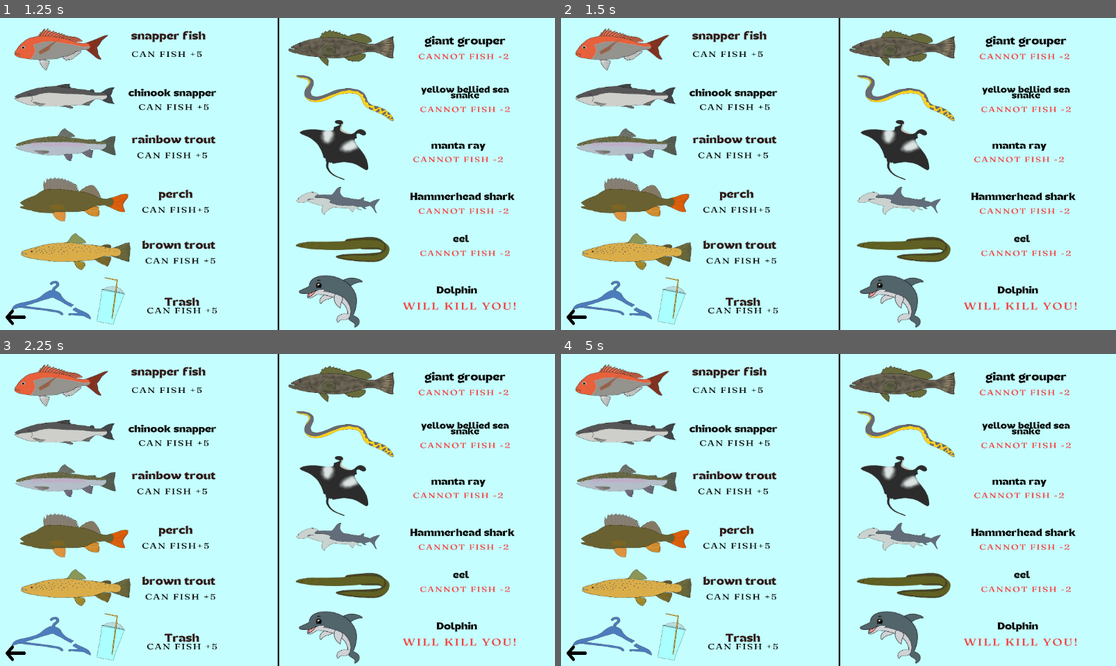
Above: before the commit, frames 1-4 (two rows, left to right).
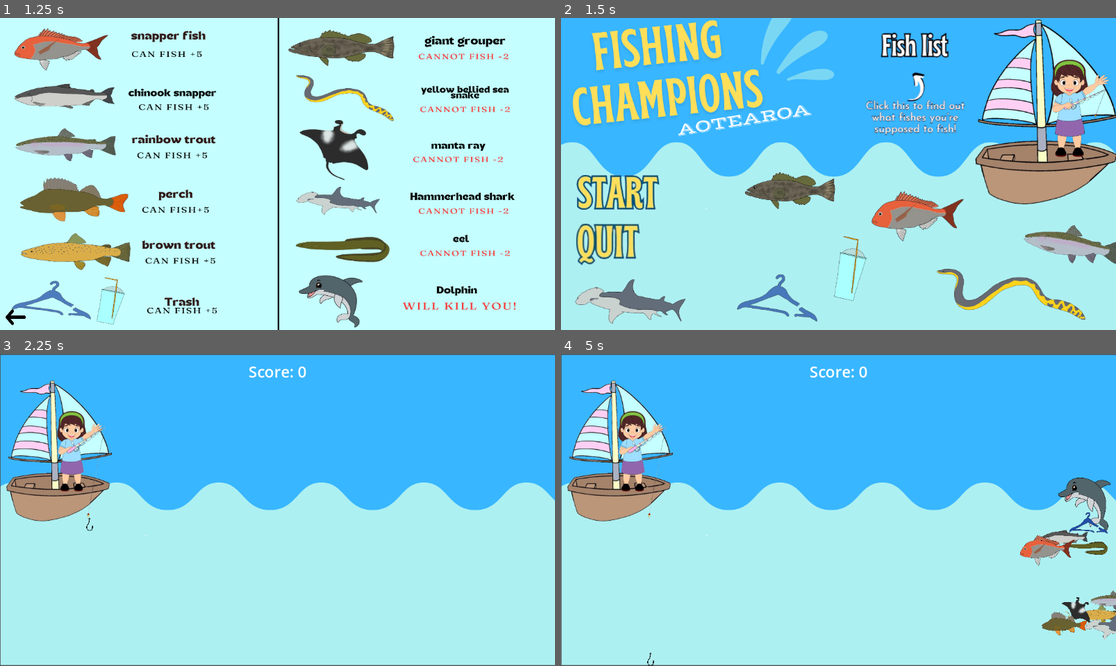
Above: after the commit, the same moments.

Repository: miss-manu/final-game
Game: Godot game, scene res://scenes/mian_menu.tscn
The game is run twice, just before and just after one commit, with the same random seed, the same clock (stepped at 60 frames per second) and the same inputs.
Inputs (mouse positions are in pixels of both pictures, inside the frame that each line leads up to):
- Up to frame 1 (1.25 s): click (355, 42) at 0.5 s
- Up to frame 2 (1.5 s): click (577, 317) at 1.25 s
- Up to frame 3 (2.25 s): click (55, 531) at 2.02 s
- Up to frame 4 (5 s): tap Enter at 2.75 s; hold A (hook_right) 2.78-3.53 s; tap Space at 3.5 s; hold S (hook_down) 3.53-4.28 s; hold A (hook_right) from 4.28 s (still down)

Frame 1 is identical in both runs. In frame 2, 61% of the frame differs, in the area x 0-100%, y 0-100%; in frame 3, 54%; in frame 4, 56%.

Commit message:
added comments to all the code and changed up/aletred a few of the variable values

Diff:
--- a/scenes/game.tscn
+++ b/scenes/game.tscn
@@ -35,44 +35,44 @@
 autostart = true
 
 [node name="Timer" type="Timer" parent="."]
-wait_time = 3.0
+wait_time = 2.0
 autostart = true
 
 [node name="player" parent="." instance=ExtResource("3_i00pw")]
 position = Vector2(119, 204)
 
 [node name="tuna" parent="." instance=ExtResource("4_ruloj")]
-position = Vector2(1046, 620)
+position = Vector2(-380, 607)
 
 [node name="snapper" parent="." instance=ExtResource("5_7kvjm")]
-position = Vector2(801, 414)
+position = Vector2(-266, 240)
 
 [node name="brown_trout" parent="." instance=ExtResource("5_odgl7")]
-position = Vector2(633, 505)
+position = Vector2(-295, 337)
 
 [node name="cup" parent="." instance=ExtResource("6_jprsc")]
-position = Vector2(92, 599)
+position = Vector2(-473, 451)
 
 [node name="eel" parent="." instance=ExtResource("7_7s35a")]
-position = Vector2(406, 577)
+position = Vector2(-295, 462)
 
 [node name="shark" parent="." instance=ExtResource("8_kcn38")]
-position = Vector2(157, 407)
+position = Vector2(-372, 382)
 
 [node name="manta" parent="." instance=ExtResource("9_i8sgq")]
-position = Vector2(225, 545)
+position = Vector2(-369, 514)
 
 [node name="hanger" parent="." instance=ExtResource("11_ts4uk")]
-position = Vector2(1021, 481)
+position = Vector2(-381, 158)
 
 [node name="perch" parent="." instance=ExtResource("10_75q0b")]
-position = Vector2(488, 431)
+position = Vector2(-356, 273)
 
 [node name="rainbow_trout" parent="." instance=ExtResource("11_vctm0")]
-position = Vector2(826, 560)
+position = Vector2(-233, 535)
 
 [node name="dolphin" parent="." instance=ExtResource("14_b3eot")]
-position = Vector2(1330, 561)
+position = Vector2(1435, 318)
 
 [node name="hook" parent="." instance=ExtResource("12_ddfbj")]
 position = Vector2(186, 354)
--- a/scripts/Mian Menu.gd
+++ b/scripts/Mian Menu.gd
@@ -1,20 +1,11 @@
+#Called when the node enters the scene tree for the first time.
 extends Node2D
-
-# Called when the node enters the scene tree for the first time.
-func _ready():
-	pass # Replace with function body.
-
-
-# Called every frame. 'delta' is the elapsed time since the previous frame.
-func _process(delta):
-	pass
-
-
+#when the start button is pressed the scene will change to the maon gameplay scene
 func _on_start_pressed():
 	get_tree().change_scene_to_file("res://scenes/game.tscn")
-
+#when the quit button is pressed the game will close
 func _on_end_pressed():
 	get_tree().quit()
-#fishlist
+#fwhen the fishlist button is pressed the fihslist will open up.
 func _on_texture_button_pressed():
 	get_tree().change_scene_to_file("res://scenes/list.tscn")
--- a/scripts/area_2d.gd
+++ b/scripts/area_2d.gd
@@ -1,16 +1,13 @@
+#Called when the node enters the scene tree for the first time.
 extends Area2D
-
-@export var speed = 6
-
-# Called when the node enters the scene tree for the first time.
-func _ready():
-	pass # Replace with function body.
-
-
+#assings a speed of 2 to the hanger movement as a variable
+@export var speed = 2
 # Called every frame. 'delta' is the elapsed time since the previous frame.
 func _process(delta):
+#sets the hanger movement in the speed initially assinged as a varaible.
 	position.x -= speed
-
+#if the area entered by the hook is the hanger the hnager scene instantiated in the main gameplay will dissapear
 func _on_area_entered(area):
 	if area is hook:
+#makes hook scene disspear
 		queue_free()
--- a/scripts/brown_trout.gd
+++ b/scripts/brown_trout.gd
@@ -1,17 +1,16 @@
+#Called when the node enters the scene tree for the first time.
 extends Area2D
-
-@export var speed = 2
+#assings the speef of the shark a variable of 1.5
+@export var speed = 1.5
+#a signal which can be connected to other parts of the code to make changes when required.
 signal brown_killed
-# Called when the node enters the scene tree for the first time.
-func _ready():
-	pass # Replace with function body.
-
-
 # Called every frame. 'delta' is the elapsed time since the previous frame.
 func _process(delta):
+#makes the area2d move to the left (left means x axis gets smaller) at the constant speed assinged.
 		position.x -= speed
-
+#if the hoo enters any area and the area is the brown trout the borwn trout that has been instantiated will disspeaer
 func _on_area_entered(area):
 	if area is hook:
 		queue_free()
+	#the signal set before is executed.
 		brown_killed.emit()
--- a/scripts/cup.gd
+++ b/scripts/cup.gd
@@ -1,17 +1,13 @@
+#Called when the node enters the scene tree for the first time
 extends Area2D
-
-@export var speed = 8
-
-# Called when the node enters the scene tree for the first time.
-func _ready():
-	pass # Replace with function body.
-
-
+#assings the cup a speed of 3 in a variable
+@export var speed = 3
 # Called every frame. 'delta' is the elapsed time since the previous frame.
 func _process(delta):
+#sets the speed of the hnager movement to the speed assinged prevoisly in the varaible
 		position.x -= speed
-
-
+#detects if the area that the hook enters is the cup and if it is the cup scene that is instantiated dispaears
 func _on_area_entered(area):
 	if area is hook:
+#makes the cup scene dissapear
 		queue_free()
--- a/scripts/dolphin.gd
+++ b/scripts/dolphin.gd
@@ -1,14 +1,10 @@
+#Called when the node enters the scene tree for the first time
 extends Area2D
-
+#by giving a class name of dolphin the sofwatre recognises this script as dolphin.
 class_name dolphin
-
+#assings a speed of 2 to the dolphin as a variable
 @export var speed = 2
-
-# Called when the node enters the scene tree for the first time.
-func _ready():
-	pass # Replace with function body.
-
-
 # Called every frame. 'delta' is the elapsed time since the previous frame.
 func _process(delta):
+#assings the speed set in the variable to the motion of the dolphin	in every frame which is 2
 	position.x -= speed
--- a/scripts/eel.gd
+++ b/scripts/eel.gd
@@ -1,19 +1,16 @@
+#Called when the node enters the scene tree for the first time.
 extends Area2D
-
-@export var speed = 3
+#assings a speed of 2 to the eel
+@export var speed = 2
+#a signal which can be connected to other parts of the code to make changes when required.
 signal eel_killed
-
-# Called when the node enters the scene tree for the first time.
-func _ready():
-	pass # Replace with function body.
-
-
 # Called every frame. 'delta' is the elapsed time since the previous frame.
 func _process(delta):
+#assings the movement to the left side (left means x axis value gets smaller) and gives the momement the speed which we prevoisuly assinged with a variable.
 		position.x -= speed
-
-
+#if the hook enters this area 2d(the eel) the copy that has been instantiated will disspeaer
 func _on_area_entered(area):
 	if area is hook:
 		queue_free()
+#the signal assinged earlier in the script is executed
 		eel_killed.emit()
--- a/scripts/end_page.gd
+++ b/scripts/end_page.gd
@@ -1,18 +1,8 @@
+#Called when the node enters the scene tree for the first time
 extends Node2D
-
-
-# Called when the node enters the scene tree for the first time.
-func _ready():
-	pass # Replace with function body.
-
-
-# Called every frame. 'delta' is the elapsed time since the previous frame.
-func _process(delta):
-	pass
-
+#when the quit button is pressed the game screen will close
 func _on_quitgame_pressed():
 	get_tree().quit()
-
-
+#when the start button is pressed the scene will to the main menu screen.
 func _on_restart_pressed():
 	get_tree().change_scene_to_file("res://scenes/mian_menu.tscn")
--- a/scripts/game.gd
+++ b/scripts/game.gd
@@ -1,11 +1,10 @@
+#Called when the node enters the scene tree for the first time.
 extends Node2D
-
-# in charge of keeping score and spawning the enemies
-
+#variable assinged to the scores, inital, good, and bad.
 var score = 0
 var gscore = 5
 var bscore = -2
-
+#These lines preload a fihs scene and assign it to the named variables
 @onready var fish_tuna = preload("res://prefabs/tuna.tscn")
 @onready var fish_Btrout = preload("res://prefabs/brown_trout.tscn")
 @onready var platsic_cup = preload("res://prefabs/cup.tscn")
@@ -18,15 +17,13 @@
 @onready var snapper_fish = preload("res://prefabs/snapper.tscn")
 @onready var dolphin_fish = preload ("res://prefabs/dolphin.tscn")
 
-# Called when the node enters the scene tree for the first time.
+#When this function is called it will execute the above lines and make whatever updates necessary.
 func _ready():
 	_update_ui()
-
-func _process(delta):
-	pass
+#when the timer ends (every 2 seconds) all the following inputs will occur.
 
 func _on_timer_timeout():
-
+#The scenes we assinged to variables are now spanned, it creates a now instance of the scene
 	var tuna = fish_tuna.instantiate()
 	var brown = fish_Btrout.instantiate()
 	var cup = platsic_cup.instantiate()
@@ -38,7 +35,7 @@
 	var rainbow = rainbow_trout.instantiate()
 	var snapper = snapper_fish.instantiate()
 
-
+	#Connects the indivudal score variables to the intended fish, half get +5(good fish) and hald get -2(bad fish)
 	tuna.tuna_killed.connect(_on_goodfish_killed)
 	brown.brown_killed.connect(_on_goodfish_killed)
 	eel.eel_killed.connect(_on_badfish_killed)
@@ -48,7 +45,7 @@
 	rainbow.rainbow_killed.connect(_on_goodfish_killed)
 	snapper.snapper_killed.connect(_on_goodfish_killed)
 
-	#range
+	#This is the  range between which each indivudal fish can spawn.
 	var random_1 = randi_range(350,610)
 	var random_2 = randi_range(350,610)
 	var random_3 = randi_range(350,610)
@@ -60,7 +57,7 @@
 	var random_9 = randi_range(350,610)
 	var random_10 = randi_range(350,610)
 
-	 #positions
+	 #This code postions the fish according to the random range so they can spawn up anywhere between the given parameters.
 	tuna.position = Vector2(1200,random_1)
 	brown.position = Vector2(1200,random_2)
 	cup.position = Vector2 (1200,random_3)
@@ -73,7 +70,7 @@
 	snapper.position = Vector2(1200,random_10)
 	#connect scores
 
-	#add child
+	#This code adds the above variables as a child therefor they are added to the scene tree, incoprporates into the scene strcuture
 	add_child(tuna)
 	add_child(brown)
 	add_child(cup)
@@ -84,20 +81,23 @@
 	add_child(perch)
 	add_child(rainbow)
 	add_child(snapper)
-
+#when the dolphin timer meets it set duration a copy of the dolphin scene will be created on this scene.
 func _on_dtimer_timeout():
 	var dolphin = dolphin_fish.instantiate()
-	#postion
+	#this line sets the position parameters of the dolphin ensuring it is anywhere within the sea
 	var random = randi_range(350,610)
+	#assings the positions to the dolphin scene which is going to spawn
 	dolphin.position =  Vector2(1200,random)
+	#adds the dolphin variable as a child so it can be connected to the scene tree of the main game
 	add_child(dolphin)
+#this function updates the ui(in this case the score label) to the new score everytime the score changes(a fish is fished)
 func _update_ui():
 	$gameui/score_label.text = "Score: " + str(score)
+#This function is attached to the fish that are encouraged to fish (hence the +5 points) and is called whenever one of this fish is fished
 func _on_goodfish_killed():
-	score += 5
+	score += +5
 	_update_ui()
+#This function is attached to the fish that are endangered (hence the -2) and is called eveyrtime those fish are fished
 func _on_badfish_killed():
 	score += -2
 	_update_ui()
-func _on_texture_button_pressed():
-	get_tree().change_scene_to_file("res://scenes/list.tscn")
--- a/scripts/hook.gd
+++ b/scripts/hook.gd
@@ -1,26 +1,24 @@
+# Called when the node enters the scene tree for the first time
 extends Area2D
-
+#This is used to define a class so this scene can be insantiated anywhere else on other scripts.
 class_name hook
-
-
-func _ready():
-	pass # Replace with function body.
-
-
-
 # Called every frame. 'delta' is the elapsed time since the previous frame.
 func _process(delta):
-	if Input.is_action_pressed("hook_left") and position.x <900:
+	#if "A" or the left arrow key is pressed the hook will move left as long x axis is bigger than 900 at a speed of 7
+	if Input.is_action_pressed("hook_left") and position.x <1500:
 		position.x += 7
-	if Input.is_action_pressed("hook_right") and position.x >40:
+#If "D" or right arrow key is pressed hook will move left till x until x axis is smaller than 40 at a speef of 7
+	if Input.is_action_pressed("hook_right") and position.x >186:
 		position.x -= 7
+#if "S" key or down arrow is pressed hook will move down as long as y is bigger than 630 at a speed of 7
 	if Input.is_action_pressed("hook_down") and position.y <630:
 		position.y += 7
+#if "D" or up arrow key is pressed the hook will move up as long as y is bigger than 329
 	if Input.is_action_pressed("hook_up") and position.y >329:
 		position.y -= 7
 
-
-
+#if the hook enters any area and the area is dolphin, the scene will change.
 func _on_area_entered(area):
 	if area is dolphin:
+#scene will change to the end page scene to the that the player has died and trasnported to the end page.
 		get_tree().change_scene_to_file("res://scenes/end_page.tscn")
--- a/scripts/list.gd
+++ b/scripts/list.gd
@@ -1,16 +1,5 @@
+# Called when the node enters the scene tree for the first time.
 extends Node2D
-
-
-# Called when the node enters the scene tree for the first time.
-func _ready():
-	pass # Replace with function body.
-
-
-# Called every frame. 'delta' is the elapsed time since the previous frame.
-func _process(delta):
-	pass
-
-
-
+#when the texture button is pressed the back arrow will lead the player back to the main menu
 func _on_texture_button_pressed():
-	get_tree().change_scene_to_file("res://scripts/mian_menu.tscn")
+	get_tree().change_scene_to_file("res://scenes/mian_menu.tscn")
--- a/scripts/manta.gd
+++ b/scripts/manta.gd
@@ -1,18 +1,16 @@
+# Called when the node enters the scene tree for the first time
 extends Area2D
-
-@export var speed = 1
+#assings the fish a speed of 2.5
+@export var speed = 2.5
+#signal is assinged to thw functii0n which can later be called or connected to something else in the script
 signal manta_killed
-
-# Called when the node enters the scene tree for the first time.
-func _ready():
-	pass # Replace with function body.
-
-
 # Called every frame. 'delta' is the elapsed time since the previous frame.
 func _process(delta):
+#assings the movement to the left(left means lower x axis value) and assings the speed of the manta to the variable
 	position.x -= speed
-
+#if the area entered by the hook is this area 2d the scene instantiated on the main gamepage will dissapear
 func _on_area_entered(area):
 	if area is hook:
 		queue_free()
+#the singal assinged earlier in the script is executed
 		manta_killed.emit()
--- a/scripts/perch.gd
+++ b/scripts/perch.gd
@@ -1,18 +1,16 @@
+# Called when the node enters the scene tree for the first time
 extends Area2D
-
-@export var speed = 2
+# the fish is assinged a speed of 3
+@export var speed = 3
+#signal is assinged to the function which can later be called or connected to something else in the script#
 signal perch_killed
-
-# Called when the node enters the scene tree for the first time.
-func _ready():
-	pass # Replace with function body.
-
-
 # Called every frame. 'delta' is the elapsed time since the previous frame.
 func _process(delta):
+# sets the speed of the fish to the assinged variable and ensures it remians constant
 	position.x -= speed
-
+#if the area entered by the hook is the perch the perch scene instatinated will dissapear
 func _on_area_entered(area):
 	if area is hook:
 		queue_free()
+# the signal assinged prevoisly will be executed.
 		perch_killed.emit()
--- a/scripts/player.gd
+++ b/scripts/player.gd
@@ -1,14 +1,10 @@
+# Called when the node enters the scene tree for the first time.
 extends Area2D
-
-
-# Called when the node enters the scene tree for the first time.
-func _ready():
-	pass # Replace with function body.
-
-
-# Called every frame. 'delta' is the elapsed time since the previous frame.
+#function to make my player move left and right
 func _process(delta):
+	#if the "D" or right arrow key is pressed (as assinged in input map) the player will move right
 	if Input.is_action_pressed("player_right") and position.x <1015:
 		position.x += 7
+	#if the "A" or left arrow key is pressed (as assinged in input map) the player will move left
 	if Input.is_action_pressed("player_l") and position.x >120:
 		position.x -= 7
--- a/scripts/rainbow_trout.gd
+++ b/scripts/rainbow_trout.gd
@@ -1,20 +1,16 @@
+# Called when the node enters the scene tree for the first time
 extends Area2D
-
-
-@export var speed = 3
+#assings a speed of 1 to the rainbow trout
+@export var speed = 1
+#a signal is assinged to the rainbrow trout function which can later be called.
 signal rainbow_killed
-
-# Called when the node enters the scene tree for the first time.
-func _ready():
-	pass # Replace with function body.
-
-
 # Called every frame. 'delta' is the elapsed time since the previous frame.
 func _process(delta):
+#assings the speed variable to the movement of the fish ensuring it remians consistent with every passing frame
 		position.x -= speed
-
-
+#detects if the area entered by the hook is the rianbow trout and if it is the rainbow torut scene instantiated will disspaear.
 func _on_area_entered(area):
 	if area is hook:
 		queue_free()
+#the function defned at the top is executed.
 		rainbow_killed.emit()
--- a/scripts/shark.gd
+++ b/scripts/shark.gd
@@ -1,22 +1,18 @@
+#Called when the node enters the scene tree for the first time.
 extends Area2D
-
+#varaible stating that as a default the shark being fished is false
 var being_dragged = false
+#variable that assings the speed a value of 1
 @export var speed = 1
+#defines shark killed as a signal which we can then connect to other parts of the code
 signal shark_killed
-
-
-# Called when the node enters the scene tree for the first time.
-func _ready():
-	pass # Replace with function body.
-
-
-# Called every frame. 'delta' is the elapsed time since the previous frame.
+#Called every frame. 'delta' is the elapsed time since the previous frame.
+#assings the speed to the shark and ensures that it will remian constant with every frame rate
 func _process(delta):
 	position.x -= speed
-
-
-
+#if the area of the hook and shark collide the shark scene that has been instatianed will dissapear.
 func _on_area_entered(area):
 	if area is hook:
 		queue_free()
+#shark killed function will be executed
 		shark_killed.emit()
--- a/scripts/snapper.gd
+++ b/scripts/snapper.gd
@@ -1,20 +1,16 @@
+#Called when the node enters the scene tree for the first time.
 extends Area2D
-
+#sets a speed of 3.7 to the snapper fish in the form of a variable
 @export var speed = 3.7
+#creats a signal called snapper killed which can then be called
 signal snapper_killed
-
-# Called when the node enters the scene tree for the first time.
-func _ready():
-	pass # Replace with function body.
-
-
 # Called every frame. 'delta' is the elapsed time since the previous frame.
 func _process(delta):
+	#assings the speed set as a variable to the movement of the fish and ensures it stays constant
 		position.x -= speed
-
-
-
+#if the area entered by the hook is the snapper the scene of this instantiated in the main game will disspear
 func _on_area_entered(area):
 	if area is hook:
 		queue_free()
+#executes the snapper killed function which we defined at the top of the script
 		snapper_killed.emit()
--- a/scripts/tuna.gd
+++ b/scripts/tuna.gd
@@ -1,18 +1,16 @@
+#Called when the node enters the scene tree for the first time.
 extends Area2D
-
-@export var speed = 2
+#sets the speed of the tuna fish as 3 in the form of a variable
+@export var speed = 3
+#assings a signal to the script which can later be called.
 signal tuna_killed
-
-# Called when the node enters the scene tree for the first time.
-func _ready():
-	pass # Replace with function body.
-
-
 # Called every frame. 'delta' is the elapsed time since the previous frame.
 func _process(delta):
+#assings the speed of 3 to the fish ensuring it stats constant with every frame
 	position.x -= speed
-
+#detects that the area entered by the hook is the tuna and if it is the tuna scene instantiated will disspear
 func _on_area_entered(area):
 	if area is hook:
 		queue_free()
+#the previous function which has been defined is executed
 		tuna_killed.emit()
